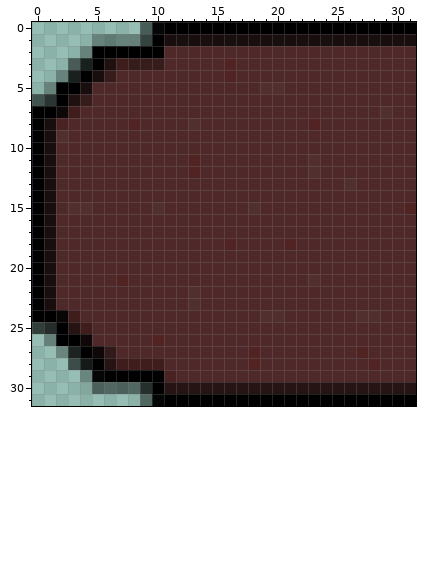
One commit to this pixel-art sprite: graphics/decor/terre/J.png. Above, as it was before the edit.
The file is 32x32 pixels. Pixels under 10% opacity are left out. Colours within 5 levels of each other are drawn and written as one.
The result:
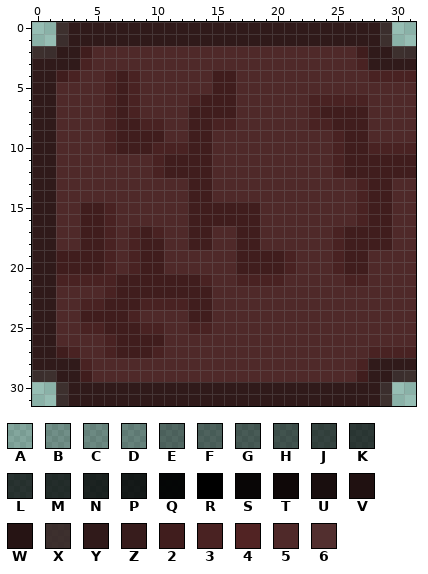
Palette (. is transparent): A #00000020  B #0000003f  C #00000047  D #00000051  E #00000075  F #0000007b  G #00000085  H #00000090  J #000000a5  K #000000b3  L #000000ba  M #000000c2  N #000000d0  P #000000dc  Q #000000f6  R #000000  S #090606  T #0f0808  U #190e0e  V #201111  W #261414  X #2f1919dc  Y #301a1a  Z #371c1c  2 #401d1d  3 #492222  4 #512323  5 #4f2929  6 #522f2f
The exact change:
Changed rows in their new state; - is an unchanged pixel.
first column x 0:
 0 --XYYYYYYYYYYYYYYYYYYYYYYYYYYX..
 1 --XYYYYYYYYYYYYYYYYYYYYYYYYYYX..
 2 XXYY2555555----------------2YYXX
 3 YYYY3555555-----5----------3YYYY
 4 YY2355323------22-----------3333
 5 YY555-323------22--55-----------
 6 YY555-323----3222------33333----
 7 YY55--323----2222------32222-5--
 8 YY5---32233--2233------33222----
 9 YY5---32222--22----------322----
10 YY----322233322----------3223333
11 YY--------32222--------5-3222222
12 YY--------32222--------5-3222222
13 YY-----------22-----------5322--
14 YY-----------22------------322--
15 YY-5223---5--222222--------322-5
16 YY--223------222222--------322--
17 YY--223-323--22--22------32222--
18 YY--223-322--22-522--5---32222--
19 YY22223-322------22223---322----
20 YY22223-322------22223---322----
21 YY3333322222223--3333--5--33----
22 YY----322222222-----------------
23 YY--33222333322-----------------
24 YY5522223----22----55------55---
25 YY553322233--33-----------------
26 YY555-32222---------------------
27 YY235532223-------5--------53333
28 YYYY3555555-------5--------3YYYY
29 XXYY25555555---------------2YYXX
30 --XYYYYYYYYYYYYYYYYYYYYYYYYYYX..
31 --XYYYYYYYYYYYYYYYYYYYYYYYYYYX..
Boxes around the changes in both pictures, in picture pixels (x1, y1, x2, y2):
changed: (32, 22, 416, 406)
